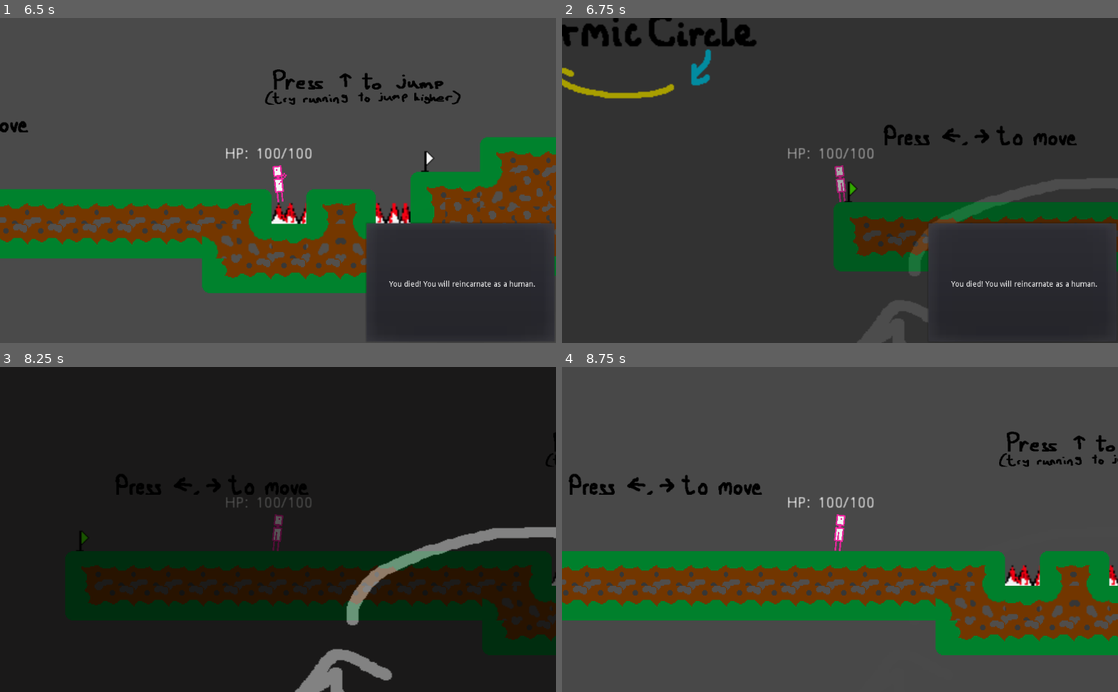
Above: before the commit, frames 1-4 (two rows, left to right).
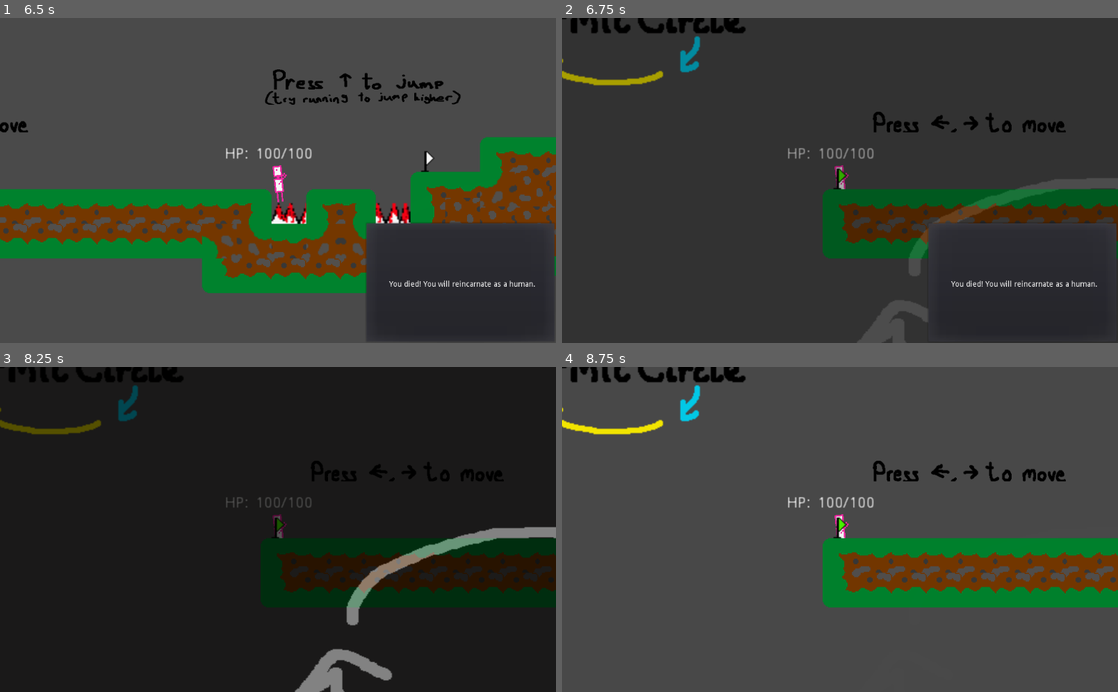
Above: after the commit, the same moments.

Repository: aneeshdurg/KarmicCircle-godot
Game: Godot game, scene res://MainScene.tscn
Same seed, same stepped clock (60 frames per second), same inputs: the game is played once before the commit and once after it.
Inputs:
- Up to frame 1 (6.5 s): tap Enter at 0.5 s; hold Space (interact) 0.53-1.28 s; hold Right (move_right) 0.53-2.03 s; tap Up (jump) at 0.77, 1.52, 3.02, 3.77, 4.52, 6.02 s; tap Space (interact) every 1.5 s from 1.35 to 5.85 s; hold Left (move_left) 2.03-2.78 s; hold Space (interact) 2.03-2.78 s; hold Right (move_right) 2.78-4.28 s; hold Space (interact) 3.53-4.28 s; hold Left (move_left) 4.28-5.03 s; hold Right (move_right) 5.03-5.78 s; hold Space (interact) 5.03-5.78 s; hold Left (move_left) from 5.78 s (still down)
- Up to frame 2 (6.75 s): keep holding Left (move_left); tap Space (interact) at 6.5 s; hold Space (interact) from 6.53 s (still down)
- Up to frame 3 (8.25 s): tap Up (jump) at 6.77, 7.52 s; release Left (move_left) at 7.28 s; release Space (interact) at 7.28 s; hold Right (move_right) from 7.28 s (still down); tap Space (interact) at 7.35 s; hold Space (interact) from 8.03 s (still down)
- Up to frame 4 (8.75 s): keep holding Right (move_right); keep holding Space (interact)

Frame 1 is identical in both runs. In frame 2, 10% of the frame differs, in the area x 0-100%, y 0-78%; in frame 3, 19%; in frame 4, 26%, in the area x 0-100%, y 0-89%.

Commit message:
Fix some bugs

Diff:
--- a/Player.gd
+++ b/Player.gd
@@ -261,8 +261,8 @@
 	hp = 100
 	setSprite(curr_props)
 	setCollision(curr_props)
+	yield(Death, "DeathAnimationDone")
 	popup_active = false
-	yield(Death, "DeathAnimationDone")
 
 func button_enter(button):
 	curr_button = button
--- a/Player.tscn
+++ b/Player.tscn
@@ -24,6 +24,11 @@
 "name": "default",
 "speed": 5.0
 }, {
+"frames": [ ExtResource( 4 ), ExtResource( 5 ) ],
+"loop": true,
+"name": "walk",
+"speed": 5.0
+}, {
 "frames": [ ExtResource( 7 ) ],
 "loop": false,
 "name": "jump",
@@ -32,11 +37,6 @@
 "frames": [ ExtResource( 6 ) ],
 "loop": true,
 "name": "fall",
-"speed": 5.0
-}, {
-"frames": [ ExtResource( 4 ), ExtResource( 5 ) ],
-"loop": true,
-"name": "walk",
 "speed": 5.0
 } ]
 
@@ -107,6 +107,8 @@
 texture = ExtResource( 3 )
 
 [node name="BirdSprite" type="AnimatedSprite" parent="."]
+visible = false
 position = Vector2( 0.297302, -6.98659 )
 frames = SubResource( 3 )
 animation = "fly"
+frame = 2
--- a/Scenes/Level4.tscn
+++ b/Scenes/Level4.tscn
@@ -37,7 +37,7 @@
 [node name="Tiles" type="Node" parent="."]
 
 [node name="Tile00" parent="Tiles" instance=ExtResource( 2 )]
-position = Vector2( 112, 40 )
+position = Vector2( 160, 40 )
 
 [node name="Area2D" parent="Tiles" instance=ExtResource( 18 )]
 position = Vector2( 72, 40 )
@@ -74,23 +74,29 @@
 [node name="Tile31" parent="Tiles" instance=ExtResource( 14 )]
 position = Vector2( 448, 168 )
 
-[node name="Tile08" parent="Tiles" instance=ExtResource( 3 )]
-position = Vector2( 144, 40 )
-
 [node name="Tile22" parent="Tiles" instance=ExtResource( 9 )]
 position = Vector2( 32, 72 )
 
 [node name="Tile21" parent="Tiles" instance=ExtResource( 6 )]
 position = Vector2( 0, 72 )
 
+[node name="Tile08" parent="Tiles" instance=ExtResource( 14 )]
+position = Vector2( 192, 40 )
+
+[node name="Tile24" parent="Tiles" instance=ExtResource( 6 )]
+position = Vector2( 192, 72 )
+
+[node name="Tile13" parent="Tiles" instance=ExtResource( 14 )]
+position = Vector2( 224, 40 )
+
+[node name="Tile26" parent="Tiles" instance=ExtResource( 6 )]
+position = Vector2( 224, 72 )
+
 [node name="Tile20" parent="Tiles" instance=ExtResource( 8 )]
 position = Vector2( -32, 72 )
 
 [node name="Tile23" parent="Tiles" instance=ExtResource( 8 )]
-position = Vector2( 112, 72 )
-
-[node name="Tile24" parent="Tiles" instance=ExtResource( 9 )]
-position = Vector2( 144, 72 )
+position = Vector2( 160, 72 )
 
 [node name="Tile09" parent="Tiles" instance=ExtResource( 14 )]
 position = Vector2( 256, 40 )
@@ -134,12 +140,6 @@
 [node name="Tile25" parent="Tiles" instance=ExtResource( 6 )]
 position = Vector2( 256, 72 )
 
-[node name="Tile26" parent="Tiles" instance=ExtResource( 8 )]
-position = Vector2( 224, 72 )
-
-[node name="Tile13" parent="Tiles" instance=ExtResource( 2 )]
-position = Vector2( 224, 40 )
-
 [node name="Tile67" parent="Tiles" instance=ExtResource( 8 )]
 position = Vector2( 280, -112 )
 
@@ -576,7 +576,7 @@
 position = Vector2( 608, 112 )
 
 [node name="Area2D10" parent="Tiles" instance=ExtResource( 18 )]
-position = Vector2( 184, 40 )
+position = Vector2( 120, 40 )
 z_index = -1
 
 [node name="Tile16" parent="Tiles" instance=ExtResource( 16 )]
@@ -739,10 +739,10 @@
 position = Vector2( 80, 72 )
 
 [node name="Tile86" parent="Tiles" instance=ExtResource( 13 )]
-position = Vector2( 176, 72 )
+position = Vector2( 112, 72 )
 
 [node name="Tile87" parent="Tiles" instance=ExtResource( 13 )]
-position = Vector2( 192, 72 )
+position = Vector2( 128, 72 )
 
 [node name="curved1" type="Sprite" parent="Tiles"]
 position = Vector2( 320, 168 )
